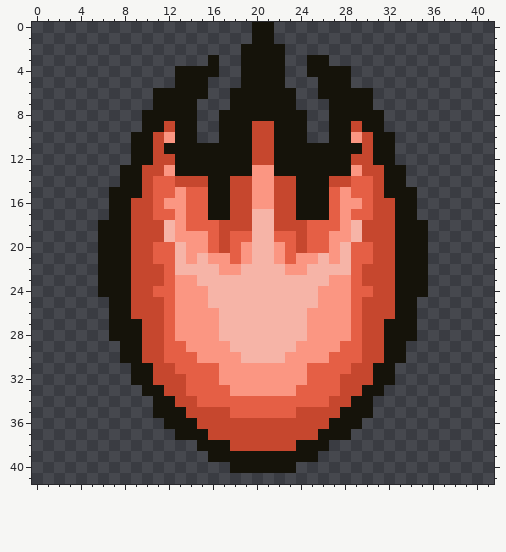
Edited in one commit: pixel-art sprite (Sprites/enemy_fire.png). Above: the version before the commit.
The file is 42x42 pixels.
The same view after the edit:
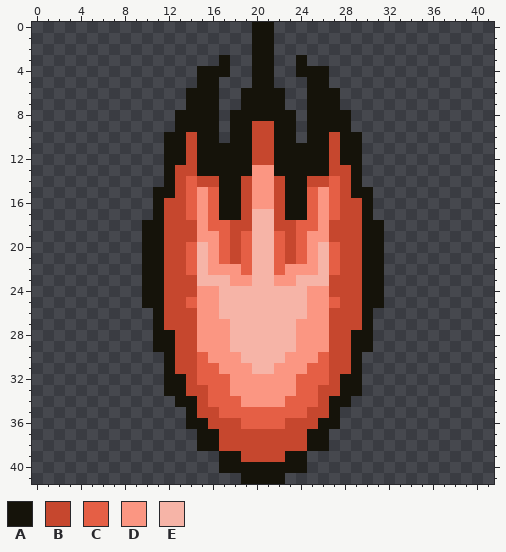
Palette (. is transparent): A #15130a  B #c6472e  C #e55f45  D #fb9682  E #f6b4a7
What changed:
@@ x 0..41 @@
  1 ....................AA....................
- 2 ...................AAAA...................
- 3 ................A..AAAA..AA...............
- 4 .............AAAA..AAAA..AAAA.............
- 5 .............AAA...AAAA...AAA.............
- 6 ...........AAAAA..AAAAAA..AAAAA...........
- 7 ...........AAAA...AAAAAA...AAAA...........
- 8 ..........AAAAA..AAAAAAAA..AAAAA..........
- 9 ..........AABAA..AAABBAAA..AABAA..........
-10 .........AABDAA..AAABBAAA..AADBAA.........
-11 .........AABAAAAAAAABBAAAAAAAABAA.........
-12 .........AABBAAAAAAABBAAAAAAABBAA.........
-13 ........AABBDAAAAAAADDAAAAAAADBBAA........
-14 ........AABCCBBBAABBDDBBAAABBCCBAA........
-15 .......AAABCCDCCAABBDDBBAAACDCCBAAA.......
-16 .......AABBCDDCCAABBDDBBAAACDDCBBAA.......
-17 .......AABBCCDCCAABBEEBBAAACDCCBBAA.......
-18 ......AAABBBEDCCCBBBEEBBBCCCDEBBBAAA......
-19 ......AAABBBEDDDCBCCEECCBCCDDEBBBAAA......
-20 ......AAABBCCEDDCBCDEEDCBCCDECCBBAAA......
-21 ......AAABBCCEDEDDCDEEDCDDEDECCBBAAA......
-22 ......AAABBBCEEEEDDEEEEDDEEEECBBBAAA......
-23 ......AAABBBCDDEEEEEEEEEEEEDDCBBBAAA......
-24 ......AAABBCCDDDEEEEEEEEEEDDDCCBBAAA......
-25 .......AABBBCDDDEEEEEEEEEEDDDCBBBAA.......
-26 .......AABBBCDDDDEEEEEEEEDDDDCBBBAA.......
-27 .......AAABBCDDDDEEEEEEEEDDDDCBBAAA.......
-28 .......AAABBCDDDDEEEEEEEEDDDDCBBAAA.......
-29 ........AABBCCDDDDEEEEEEDDDDCCBBAA........
-30 ........AABBCCCDDDDEEEEDDDDCCCBBAA........
-31 .........AABBCCCCDDDDDDDDCCCCBBAA.........
-32 .........AABBBCCCDDDDDDDDCCCBBBAA.........
-33 ..........AABBCCCCDDDDDDCCCCBBAA..........
-34 ...........AABBCCCCCCCCCCCCBBAA...........
-35 ...........AAABBBBCCCCCCBBBBAAA...........
-36 ............AAABBBBBBBBBBBBAAA............
-37 .............AAABBBBBBBBBBAAA.............
-38 ...............AAABBBBBBAAA...............
-39 ................AAAAAAAAAA................
-40 ..................AAAAAA..................
-41 ..........................................
+ 2 ....................AA....................
+ 3 .................A..AA..A.................
+ 4 ...............AAA..AA..AAA...............
+ 5 ...............AA...AA...AA...............
+ 6 ..............AAA..AAAA..AAA..............
+ 7 ..............AAA..AAAA..AAA..............
+ 8 .............AAAA.AAAAAA.AAAA.............
+ 9 .............AAAA.AABBAA.AAAA.............
+10 ............AABAA.AABBAA.AABAA............
+11 ............AABAAAAABBAAAAABAA............
+12 ............AABAAAAABBAAAAABAA............
+13 ............ABBAAAAADDAAAAABBA............
+14 ............ABCBBAABDDBAABBCBA............
+15 ...........AABCDCAABDDBAACDCBAA...........
+16 ...........ABBCDCAABDDBAACDCBBA...........
+17 ...........ABBCDCAABEEBAACDCBBA...........
+18 ..........AABBBDCCBBEEBBCCDBBBAA..........
+19 ..........AABBBDDCBCEECBCDDBBBAA..........
+20 ..........AABBCEDCBCEECBCDECBBAA..........
+21 ..........AABBCEDCBCEECBCDECBBAA..........
+22 ..........AABBCEDDDCEECDDDECBBAA..........
+23 ..........AABBBEEEDDEEDDEEEBBBAA..........
+24 ..........AABBBDDEEEEEEEEDDBBBAA..........
+25 ..........AABBCDDEEEEEEEEDDCBBAA..........
+26 ...........ABBBDDEEEEEEEEDDBBBA...........
+27 ...........ABBBDDDEEEEEEDDDBBBA...........
+28 ...........AABBDDDEEEEEEDDDBBAA...........
+29 ...........AABBDDDEEEEEEDDDBBAA...........
+30 ............ABBCDDDEEEEDDDCBBA............
+31 ............ABBCCDDDEEDDDCCBBA............
+32 ............AABCCCDDDDDDCCCBAA............
+33 ............AABBCCDDDDDDCCBBAA............
+34 .............AABCCCDDDDCCCBAA.............
+35 ..............ABBCCCCCCCCBBA..............
+36 ..............AABBBCCCCBBBAA..............
+37 ...............AABBBBBBBBAA...............
+38 ...............AABBBBBBBBAA...............
+39 .................AABBBBAA.................
+40 .................AAAAAAAA.................
+41 ...................AAAA...................
